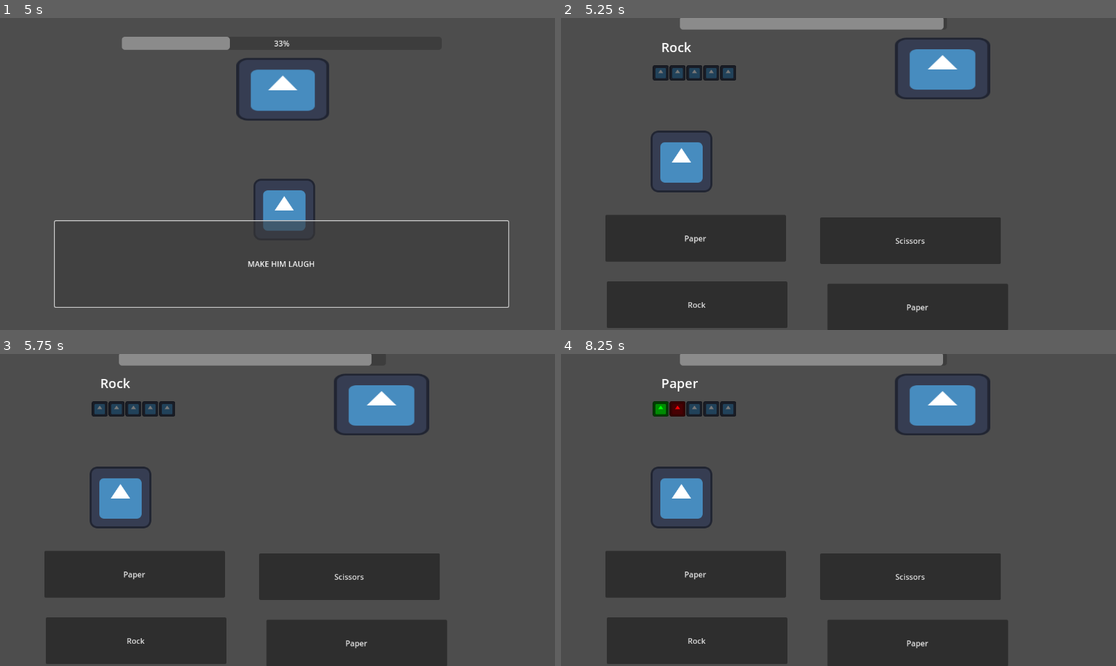
Above: before the commit, frames 1-4 (two rows, left to right).
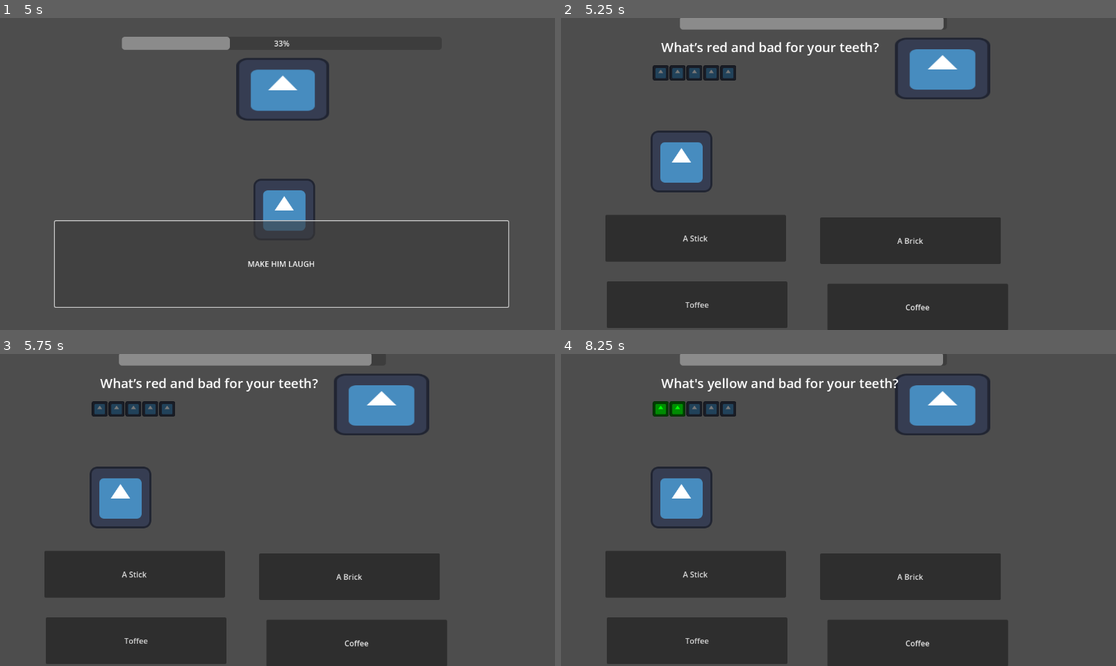
Above: after the commit, the same moments.

Repository: S1lv3rn/GGJ2024
Game: Godot game, scene res://main_menu.tscn
The game is run twice, just before and just after one commit, with the same random seed, the same clock (stepped at 60 frames per second) and the same inputs. The engine's default icon, where the game draws it, is replaced by a stand-in: a white triangle on a blue panel in a dark square.
Inputs:
- Up to frame 1 (5 s): click "Play Game" at 0.5 s; click "(click to advance)" at 1.25 s; click "You got summoned to the COURT…" at 2 s; click "To save your head you gotta..." at 2.75 s; click "MAKE" at 3.5 s; click "MAKE HIM" at 4.25 s
- Up to frame 2 (5.25 s): click "MAKE HIM LAUGH" at 5 s
- Up to frame 3 (5.75 s): no input
- Up to frame 4 (8.25 s): click "Paper" (after the commit: "A Stick") at 5.75 s; click "Next Question" at 6.5 s; click "Scissors" (after the commit: "A Brick") at 7.25 s; click "Next Question" at 8 s

Frame 1 is identical in both runs. In frame 2, 0.7% of the frame differs, in the area x 18-67%, y 7-95%; in frame 3, 0.7%; in frame 4, 0.9%.

Commit message:
setting up questions and answers

Diff:
--- a/joke_mini_game.gd
+++ b/joke_mini_game.gd
@@ -10,8 +10,14 @@
 var rightAns = 0
 var questionNo = 0
 var userAnswers = [0,0,0,0,0]
+var answers = ["A Brick", "A Yellow Brick", "A Blue Brick", "A Stick", "A Brick"]
+var questions = ["What’s red and bad for your teeth?","What's yellow and bad for your teeth?",
+				 "What's blue and bad for your teeth?","What's brown and sticky",
+				 "What's brown and bad for your teeth?"]
+var possibleAnswers
 
 func _ready():
+	setUpQuestions()
 	chooseQuestion()
 
 func _physics_process(delta):
@@ -20,14 +26,9 @@
 func chooseQuestion():
 	%Timer.start()
 	%TimeBar.visible = true
-	var questionNum = randi_range(1,3)
+	var questionNum = randi_range(0,4)
 
-	if questionNum == 1:
-		kingQ = "Rock"
-	elif questionNum == 2:
-		kingQ = "Paper"
-	else:
-		kingQ = "Scissors"
+	kingQ = questions[questionNum]
 
 	%KingsTalk.text = kingQ
 	%NextButton.visible = false
@@ -35,18 +36,18 @@
 	%Button3.visible = true
 	%Button4.visible = true
 	%Button1.visible = true
-	%Button2.text = "Scissors"
-	%Button3.text = "Rock"
-	%Button4.text = "Paper"
-	%Button1.text = "Paper"
+
+	for a in possibleAnswers:
+		%Button1.text = a[0]
+		%Button2.text = a[1]
+		%Button3.text = a[2]
+		%Button4.text = a[3]
 
 # on button
 func check_answer(answer):
 	%Timer.stop()
 	%TimeBar.visible = false
-	var isRight = (kingQ == "Paper" and answer == "Scissors"
-		or kingQ == "Scissors" and answer == "Rock"
-		or kingQ == "Rock" and answer == "Paper")
+	var isRight = answer in answers
 	var reply
 
 	%Button2.visible = false
@@ -119,3 +120,11 @@
 							"What's brown and sticky": "A stick",
 							"What's brown and bad for your teeth?":"A Brick"
 							}
+
+	var redAnswers = ["An Apple", "A Brick", "A Firetruck", "Candy"]
+	var yellowAnswers = ["A Yellow Brick", "A Banana", "A Lemon", "A Warning Sign"]
+	var blueAnswers = ["A Whale", "A Blue Brick", "Pepsi", "Ice"]
+	var stickAnswers = ["A Stick", "A Tree", "A Sticky Brick", "Toffee"]
+	var brownAnswers = ["A Stick", "A Brick", "Toffee", "Coffee"]
+
+	possibleAnswers = [redAnswers, yellowAnswers, blueAnswers, stickAnswers, brownAnswers]
Not shown: 1 places in game_end.tscn that only renumber resources
Not shown: 1 places in main_menu.tscn that only renumber resources
